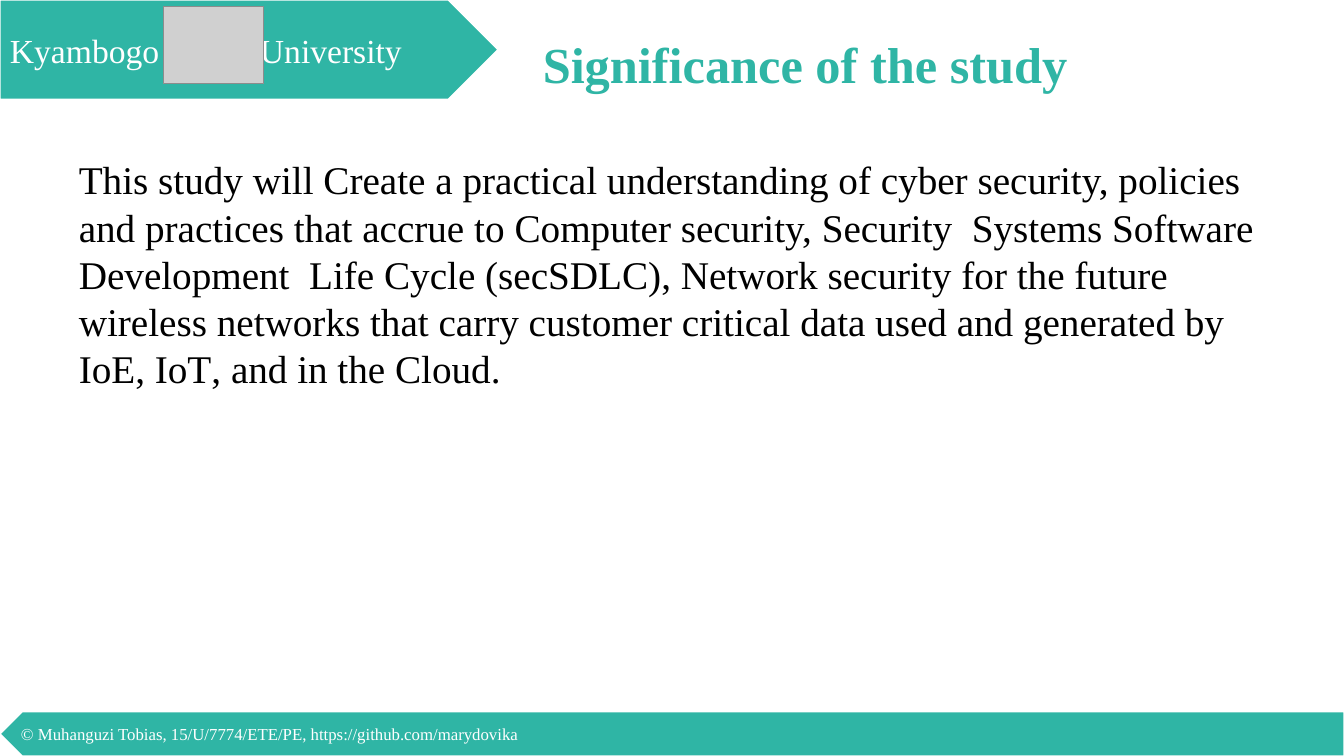
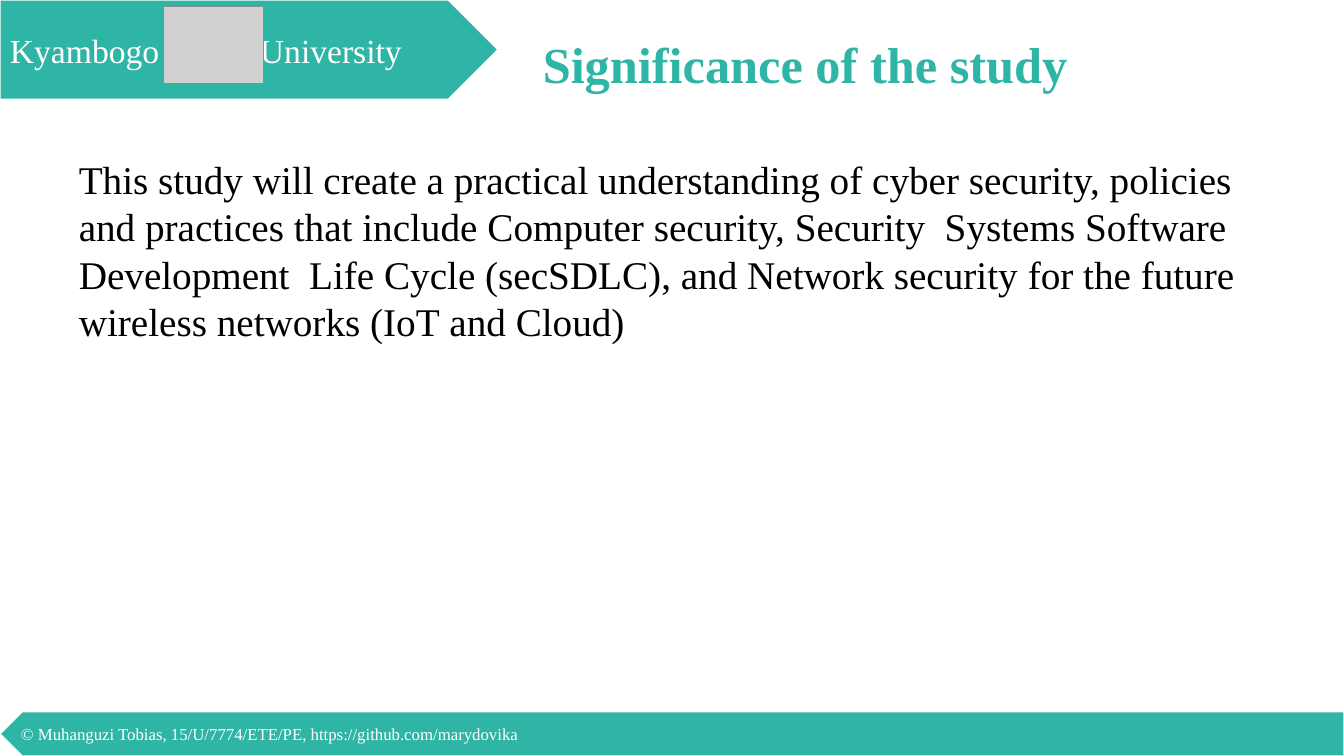
Before and after one commit to marydovika/Cyber-Security-Project-for-5G-IoT-Cloud-NFC, a slide deck: slide 8 of presentations/proposalPresentation.pptx (slide 14 before the commit). Drawn at 1344x756 pixels with LibreOffice and Linux fonts; fonts in the diff are those of the drawing; grey boxes stand for pictures. Boxes give left, top, right and bottom in pixels: in the first picture for what was removed or moved away, otherwise in the second. Text is boxed around its words. In the diff, an @@ line names an element or a change of style, - is before the commit and + after.

```diff
--- a/presentations/proposalPresentation.pptx
+++ b/presentations/proposalPresentation.pptx
@@ text at (79, 166, 1234, 343): text changed @@
-This study will Create a practical understanding of cyber security, policies and practices that accrue to Computer security, Security Systems Software Development Life Cycle (secSDLC), Network security for the future wireless networks that carry customer critical data used and generated by IoE, IoT, and in the Cloud.
+This study will create a practical understanding of cyber security, policies and practices that include Computer security, Security Systems Software Development Life Cycle (secSDLC), and Network security for the future wireless networks (IoT and Cloud)
```
Also in this commit, not shown: 15 other slides changed, 11 slides removed.
